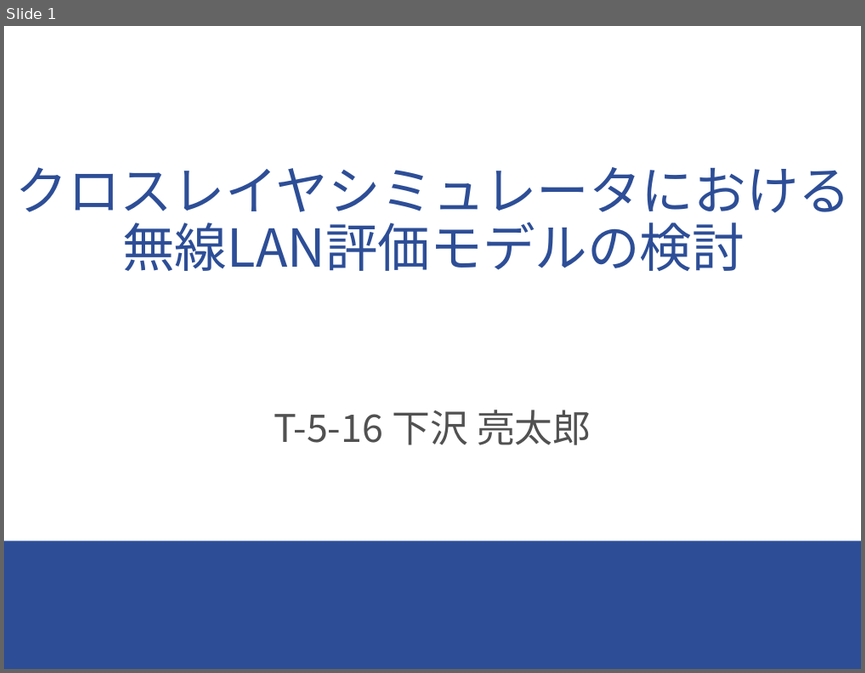
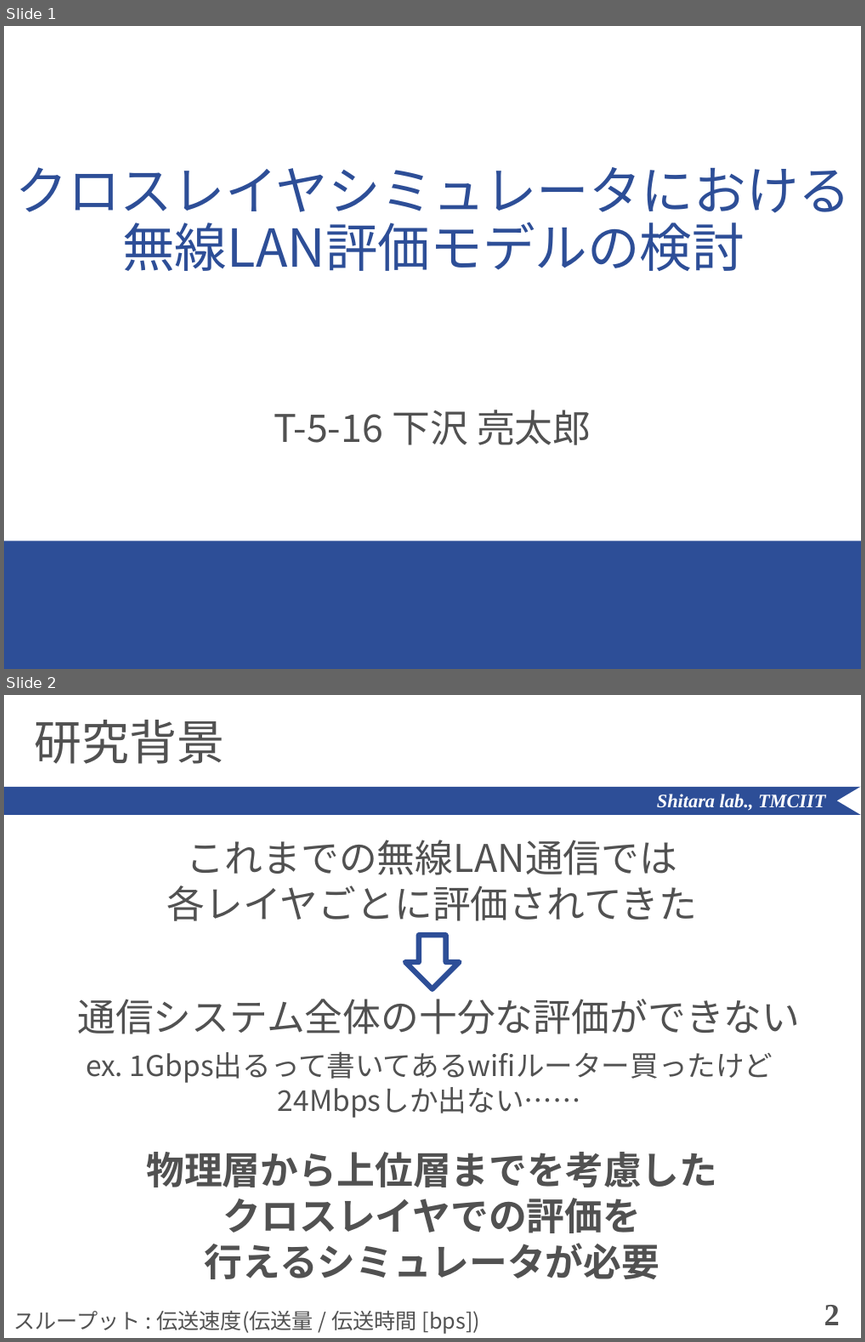
Before and after one commit to ShitaLab-TMCIT/IEEE802.11simulator, a slide deck: paper/pwp_tmp_shiralab.pptx. Shown one above the other, each under a label of ours: slide 1 before the commit, slides 1 and 2 after it. The pictures are 865x673 and 865x1342 pixels, drawn with LibreOffice and Linux fonts; fonts in the diff are those of the drawing. Boxes give left, top, right and bottom in pixels: in the first picture for what was removed or moved away, otherwise in the second. Text is boxed around its words. In the diff, an @@ line names an element or a change of style, - is before the commit and + after.

```diff
--- a/paper/pwp_tmp_shiralab.pptx
+++ b/paper/pwp_tmp_shiralab.pptx
@@ slide 2 added at box(4, 695, 861, 1338), background #FFFFFF @@
@@ title added at box(34, 720, 224, 764), 40 pt, text #515151 @@
+研究背景
@@ rectangle added at box(4, 787, 861, 815), fill #2D4E97 @@
@@ text added at box(657, 794, 825, 811), 16 pt, text #FFFFFF, bold, italic @@
+Shitara lab., TMCIIT
@@ triangle added at box(837, 786, 861, 815), fill #FFFFFF @@
@@ text added at box(167, 839, 698, 921), 32 pt, text #515151 @@
+これまでの無線LAN通信では
+各レイヤごとに評価されてきた
@@ down arrow added at box(405, 935, 459, 989), outline #2D4E97 4.5 pt @@
@@ text added at box(77, 998, 800, 1034), 32 pt, text #515151 @@
+通信システム全体の十分な評価ができない
@@ text added at box(86, 1051, 773, 1117), 24 pt, text #515151 @@
+ex. 1Gbps出るって書いてあるwifiルーター買ったけど
+24Mbpsしか出ない……
@@ text added at box(146, 1151, 717, 1279), 32 pt, text #515151, bold @@
+物理層から上位層までを考慮した
+クロスレイヤでの評価を
+行えるシミュレータが必要
@@ page number added at box(824, 1304, 840, 1325), 26 pt, text #515151, bold @@
+2
@@ text added at box(13, 1310, 480, 1333), 18 pt, text #515151 @@
+スループット : 伝送速度(伝送量 / 伝送時間 [bps])
```
Also in this commit, not shown: 10 slides changed, 3 other slides added, 1 slide removed, 15 other files.
